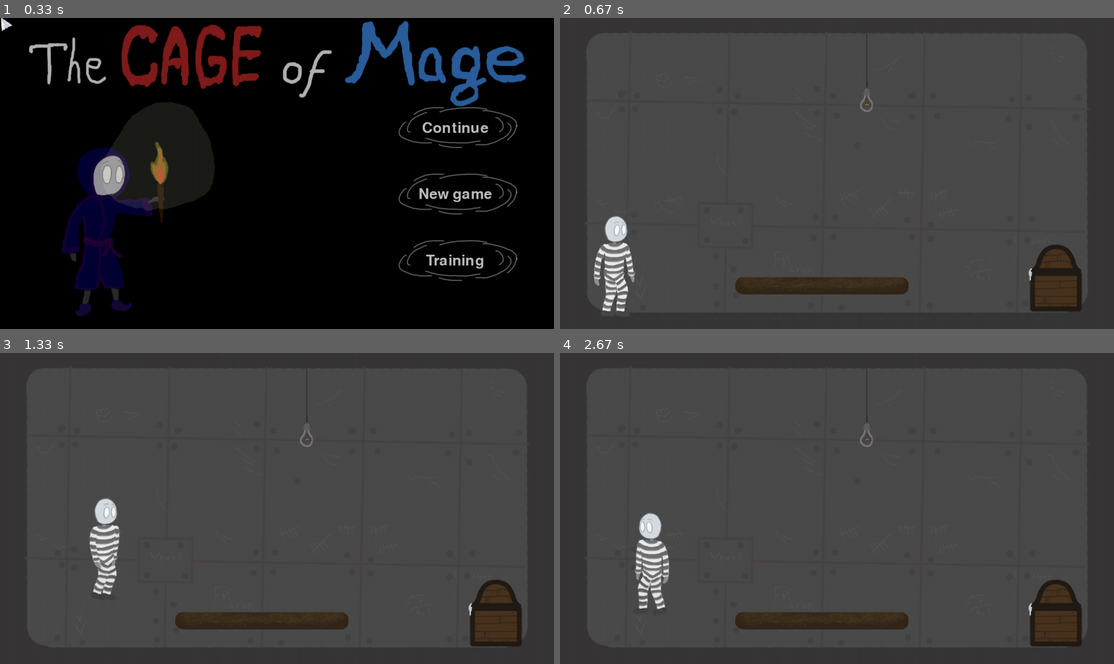
Above: before the commit, frames 1-4 (two rows, left to right).
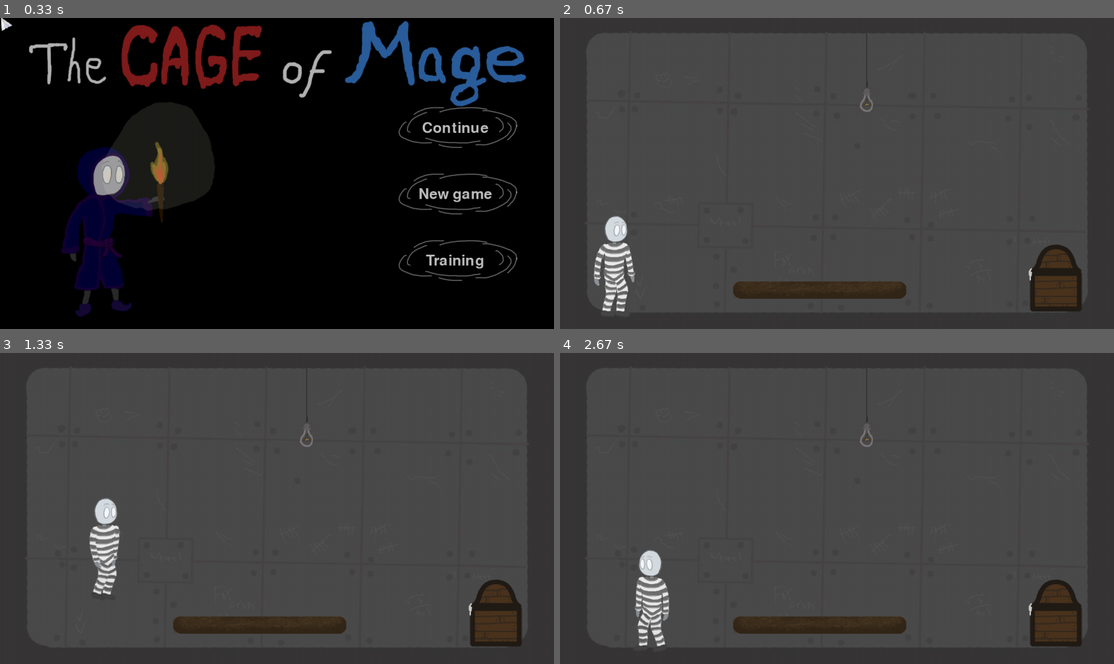
Above: after the commit, the same moments.

Repository: v-like-engine/the-cage-of-mage-pygame
Game: pygame game, started from start_game.py
Same seed, same stepped clock (60 frames per second), same inputs: the game is played once before the commit and once after it.
Inputs (mouse positions are in pixels of both pictures, inside the frame that each line leads up to):
- Up to frame 1 (0.33 s): no input
- Up to frame 2 (0.67 s): click (1014, 195) at 0.38 s
- Up to frame 3 (1.33 s): hold Right 0.67-1.13 s; move the mouse to (254, 520) at 0.7 s; hold Up from 1.17 s (still down)
- Up to frame 4 (2.67 s): release Up at 1.47 s; hold Right 1.5-1.97 s; hold Left 2-2.53 s; hold Left from 2.57 s (still down)

Frame 1 is identical in both runs. In frame 2, 0.9% of the frame differs, in the area x 31-63%, y 83-91%; in frame 3, 0.9%; in frame 4, 2.6%, in the area x 13-63%, y 51-95%.

Commit message:
Some platform fix

Diff:
--- a/hero_classes.py
+++ b/hero_classes.py
@@ -64,7 +64,7 @@
     def update(self, pressed=None, *borders):
         dno = borders[0].sprites()[0].coords[1]
         self.change_coords(2, dno)
-        if not pygame.sprite.spritecollideany(self, borders[0]) and self.in_jump and \
+        if not pygame.sprite.spritecollideany(self, borders[0]) and \
                 not pygame.sprite.spritecollideany(self, self.platforms):
             self.movement_coefficients = self.movement_coefficients[0], self.movement_coefficients[1] + self.g
         else:
--- a/platform_load.py
+++ b/platform_load.py
@@ -11,4 +11,4 @@
         self.rect = self.image.get_rect()
         self.rect.x = x
         self.rect.y = y
-        self.rect = pygame.Rect(self.x + 5, self.y, self.image.get_width() - 5, self.image.get_height())
+        self.rect = pygame.Rect(self.x, self.y + 10, self.image.get_width() - 5, self.image.get_height())
